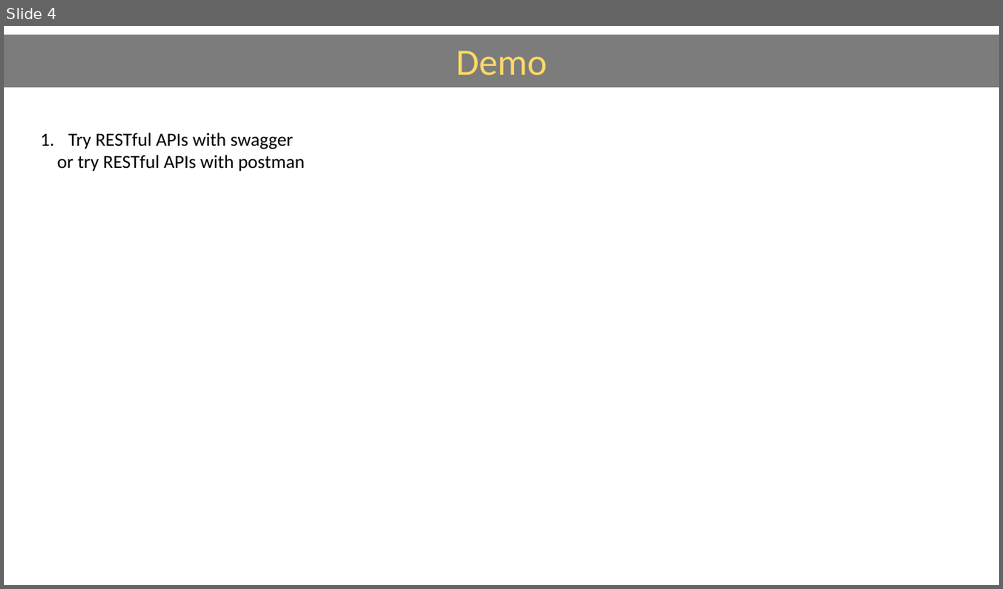
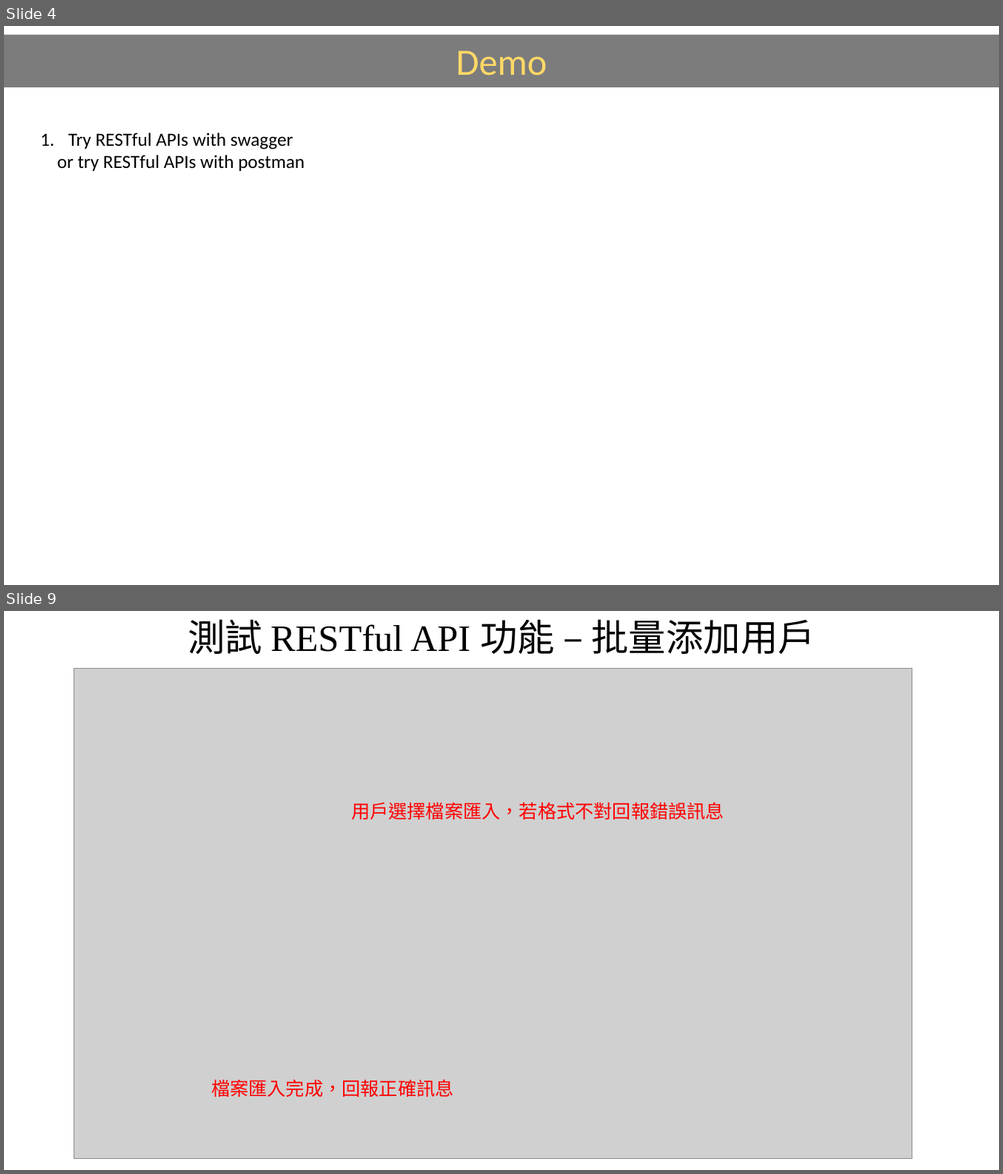
Before and after one commit to Teng91/RESTful-server-with-APIs, a slide deck: SW2_Backend_Handson_Practice_v3.pptx. Shown one above the other, each under a label of ours: slide 4 before the commit, slides 4 and 9 after it; the slides between them are not shown. The pictures are 1003x589 and 1003x1174 pixels, drawn with LibreOffice and Linux fonts; fonts in the diff are those of the drawing; grey boxes stand for pictures. Boxes give left, top, right and bottom in pixels: in the first picture for what was removed or moved away, otherwise in the second. Text is boxed around its words. In the diff, an @@ line names an element or a change of style, - is before the commit and + after.

```diff
--- a/SW2_Backend_Handson_Practice_v3.pptx
+++ b/SW2_Backend_Handson_Practice_v3.pptx
@@ slide 9 added at box(4, 611, 999, 1170), background #FFFFFF @@
@@ title added at box(188, 619, 814, 654), 36 pt, text #000000 @@
+測試 RESTful API 功能 – 批量添加用戶
@@ picture added at box(74, 669, 913, 1159) @@
@@ text added at box(351, 802, 724, 820), 18 pt, text #FF0000 @@
+用戶選擇檔案匯入，若格式不對回報錯誤訊息
@@ text added at box(211, 1079, 454, 1097), 18 pt, text #FF0000 @@
+檔案匯入完成，回報正確訊息
```
Also in this commit, not shown: 2 slides changed, 10 other slides added, 6 slides removed, 5 other files.
